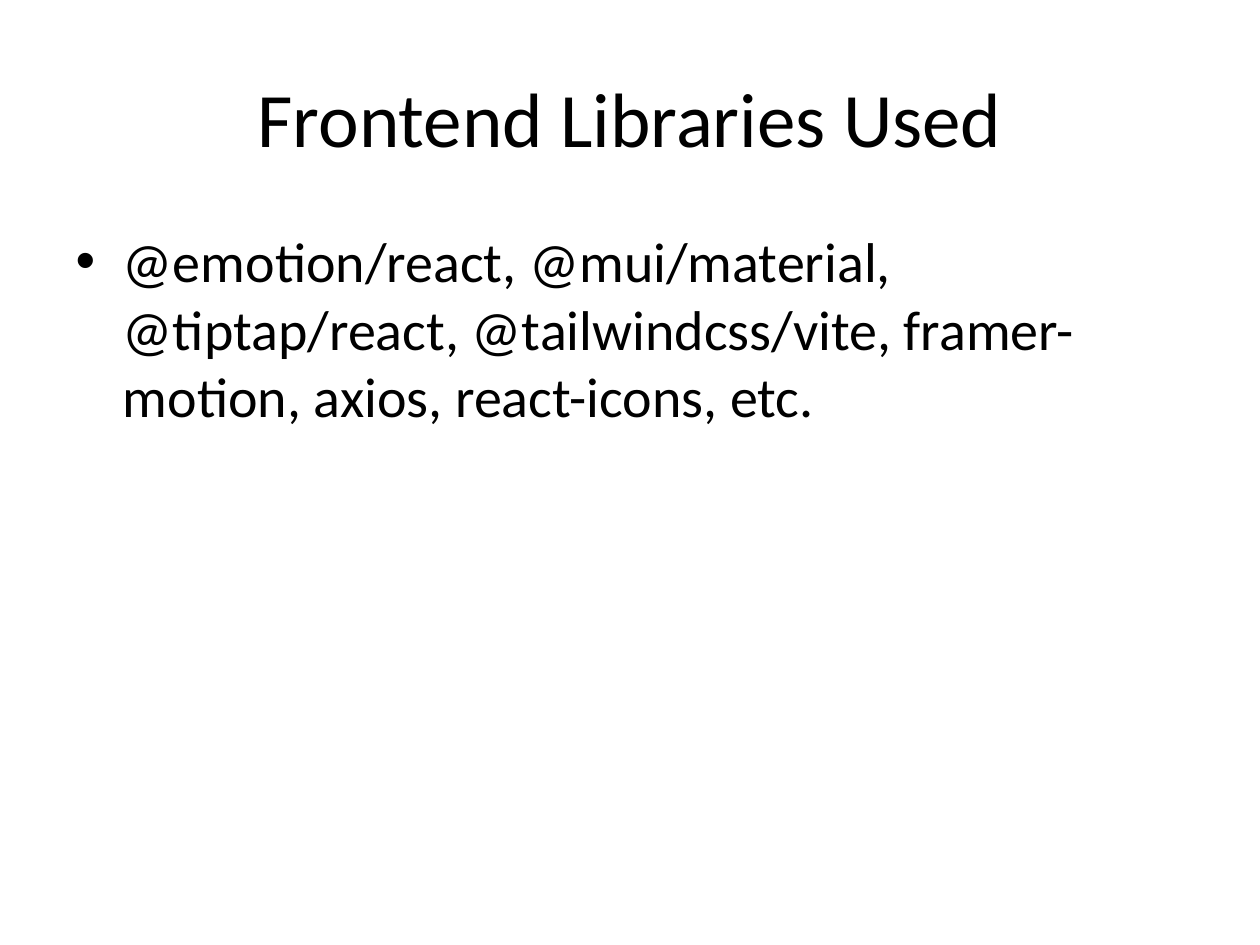
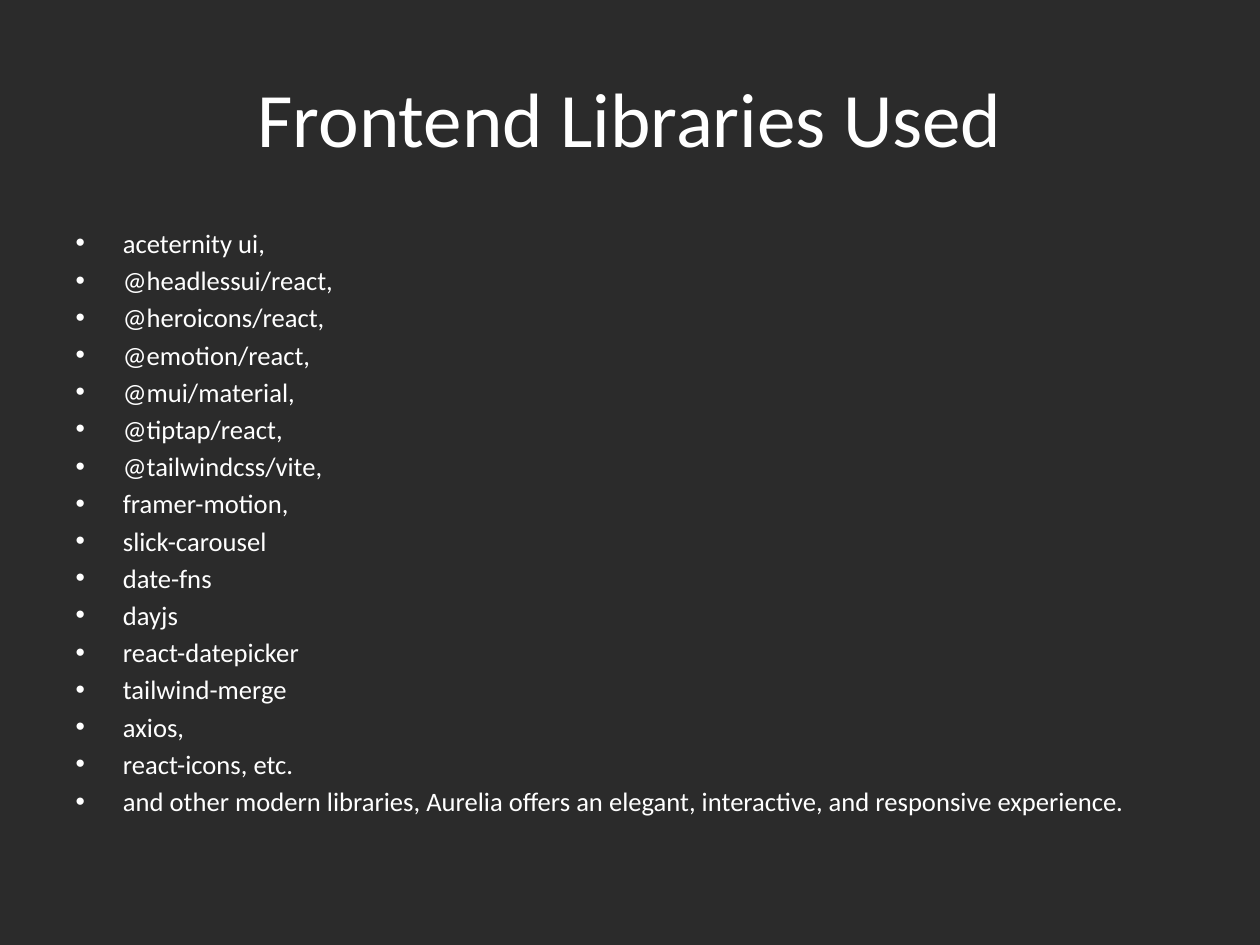
Before and after one commit to Debadrita-rgb/Cruise-Management, a slide deck: slide 30 of presentation/Aurelia_Cruise_Project_Presentation.pptx (slide 18 before the commit). Drawn at 1260x945 pixels with LibreOffice and Linux fonts; fonts in the diff are those of the drawing; background and template pictures are left out; a plain dark background stands for a picture behind light text. Boxes give left, top, right and bottom in pixels: in the first picture for what was removed or moved away, otherwise in the second. Text is boxed around its words. In the diff, an @@ line names an element or a change of style, - is before the commit and + after.

```diff
--- a/presentation/Aurelia_Cruise_Project_Presentation.pptx
+++ b/presentation/Aurelia_Cruise_Project_Presentation.pptx
@@ background #FFFFFF to picture (left out) @@
@@ title "Frontend Libraries Used" at (258, 93, 1001, 148): text colour #000000 to #FFFFFF @@
@@ text at (123, 235, 1123, 816): text changed; size 32 to 15.2 pt; text colour #000000 to #FFFFFF @@
-• @emotion/react, @mui/material, @tiptap/react, @tailwindcss/vite, framer-motion, axios, react-icons, etc.
+• aceternity ui,
+• @headlessui/react,
+• @heroicons/react,
+• @emotion/react,
+• @mui/material,
+• @tiptap/react,
+• @tailwindcss/vite,
+• framer-motion,
+• slick-carousel
+• date-fns
+• dayjs
+• react-datepicker
+• tailwind-merge
+• axios,
+• react-icons, etc.
+• and other modern libraries, Aurelia offers an elegant, interactive, and responsive experience.
```
Also in this commit, not shown: 23 other slides changed, 11 slides added, 1 slide removed, 30 other files.
